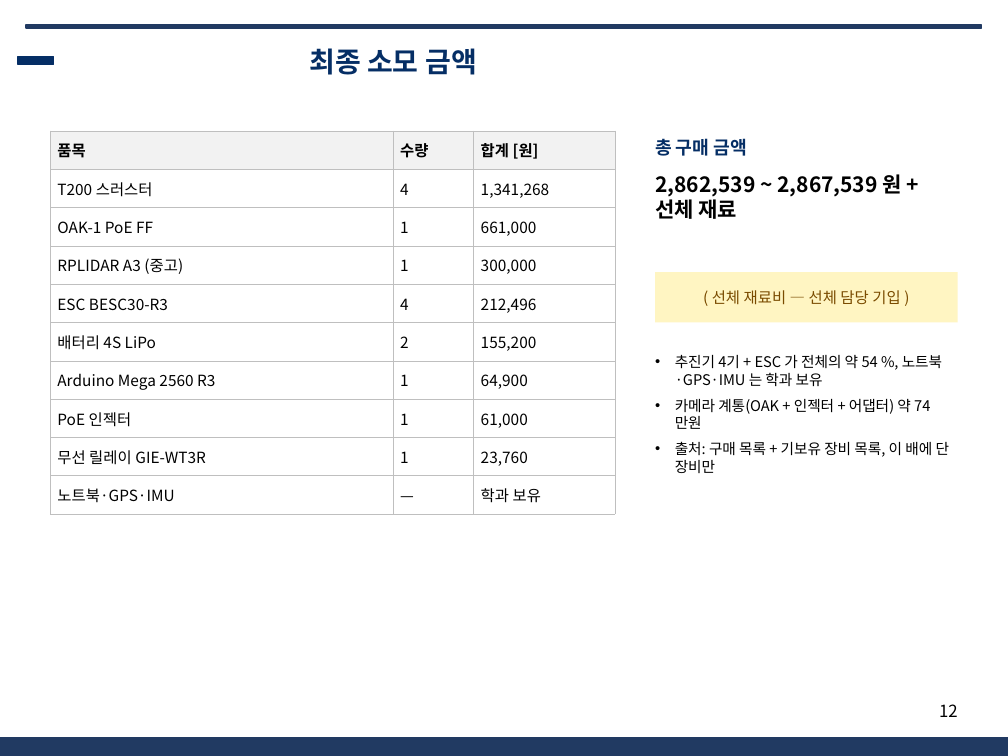
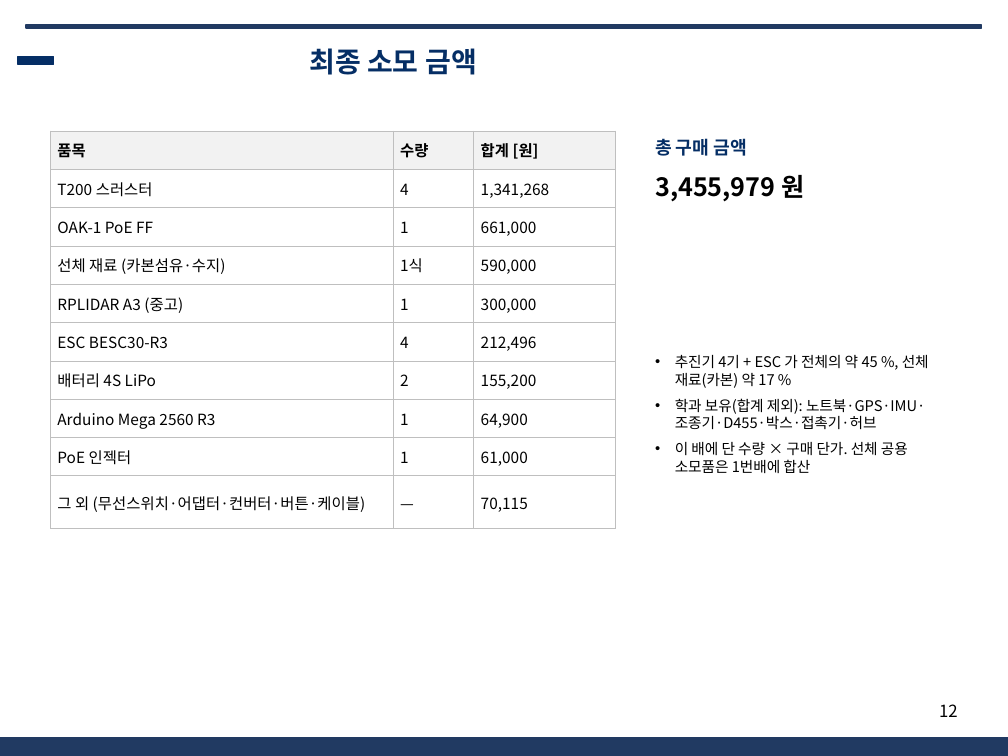
Before and after one commit to unmatsutake377-rgb/ros2_ws, a slide deck: slide 12 of docs/전달용/보고서_분담/발표자료_SSF_B.pptx. Drawn at 1008x756 pixels with LibreOffice and Linux fonts; fonts in the diff are those of the drawing; background and template pictures are left out. Boxes give left, top, right and bottom in pixels: in the first picture for what was removed or moved away, otherwise in the second. Text is boxed around its words. In the diff, an @@ line names an element or a change of style, - is before the commit and + after.

```diff
--- a/docs/전달용/보고서_분담/발표자료_SSF_B.pptx
+++ b/docs/전달용/보고서_분담/발표자료_SSF_B.pptx
@@ table at <box>50,131,615,516</box> @@
+row 4: 선체 재료 (카본섬유·수지) | 1식 | 590,000
-row 9: 무선 릴레이 GIE-WT3R | 1 | 23,760
-row 10: 노트북·GPS·IMU | — | 학과 보유
+row 10: 그 외 (무선스위치·어댑터·컨버터·버튼·케이블) | — | 70,115
@@ text at <box>655,175,804,202</box>: text changed; size 15 to 18 pt @@
-2,862,539 ~ 2,867,539 원 + 선체 재료
+3,455,979 원
@@ rectangle removed at <box>655,272,958,323</box> @@
-( 선체 재료비 — 선체 담당 기입 )
@@ text at <box>675,355,929,473</box>: text changed @@
-• 추진기 4기 + ESC 가 전체의 약 54 %, 노트북·GPS·IMU 는 학과 보유
-• 카메라 계통(OAK + 인젝터 + 어댑터) 약 74 만원
-• 출처: 구매 목록 + 기보유 장비 목록, 이 배에 단 장비만
+• 추진기 4기 + ESC 가 전체의 약 45 %, 선체 재료(카본) 약 17 %
+• 학과 보유(합계 제외): 노트북·GPS·IMU·조종기·D455·박스·접촉기·허브
+• 이 배에 단 수량 × 구매 단가. 선체 공용 소모품은 1번배에 합산
```
Also in this commit, not shown: 1 other slide changed, 9 other files.
